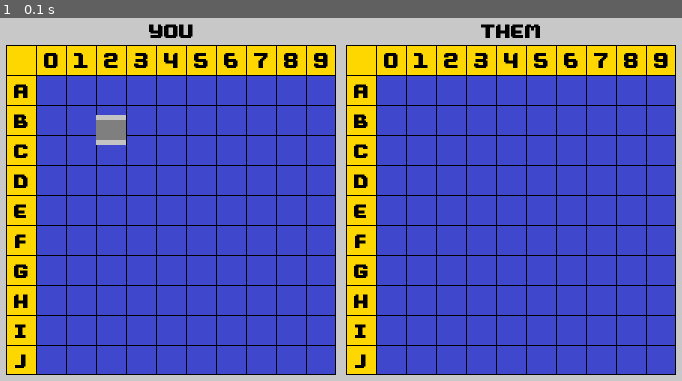
Above: before the commit, frame 1.
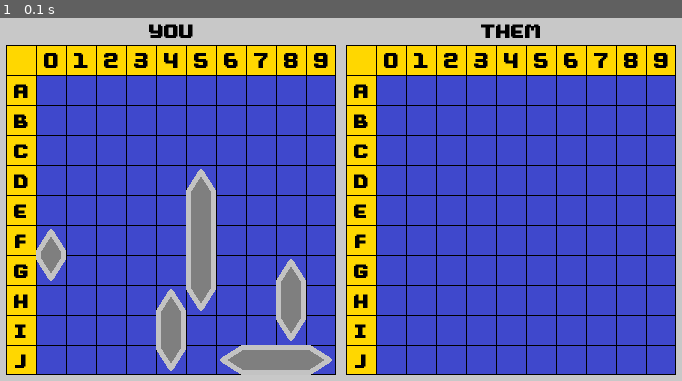
Above: after the commit, the same moment.

Repository: m197056/my_battleship
Game: pygame game, started from main.py
The game is run twice, just before and just after one commit, with the same random seed, the same clock (stepped at 60 frames per second) and the same inputs.
Inputs:
- Up to frame 1 (0.1 s): no input

The runs differ from the first frame. In frame 1, 4.9% of the frame differs, in the area x 5-49%, y 26-99%.

Commit message:
Lab2 Complete

Diff:
--- a/human.py
+++ b/human.py
@@ -3,7 +3,6 @@
 import ship, game_board, sprites
 from random import randint
 from typing import List, Tuple, Optional
-
 
 
 class Human:
@@ -27,7 +26,6 @@
 
         # the board matrix is a 10x10 structure with
         # pointers to ship objects. Initialize to all
-
         # None values- no ships are on the board
         self._board_matrix: List[List[Optional[ship.Ship]]] = [[None] * 10 for _ in range(10)]
 
@@ -50,25 +48,56 @@
         * the ship type is just FYI, it is not used in the game *
         """
 
+        # 1.) create ship of the given length at a random (row,col)
+        #     position either horizontal or vertical
+        # 2.) check if this conflicts with any of the other ships by
+        #     by making sure that every entry in _board_matrix is None
+        # 2b.) If the ship is not valid, retry step 1
+        # 3.) If the ship is valid set the appropriate elements _board_matrix array
+        #     equal to the ship
+        # Example: to place a vertical destroyer at C2:
+        #    board_matrix[2][2] = my_ship
+        #    board_matrix[3][2] = my_ship
+
         for ship_length in [5, 4, 3, 3, 2]:
+            valid_place = False
+            while not valid_place:
+                # --------- BEGIN YOUR CODE ----------
+                hztlFlag = bool(randint(0, 1))  # True for horizontal, false for vertical
 
-            # --------- BEGIN YOUR CODE ----------
+                if hztlFlag:
+                    xloc = randint(0, 10 - ship_length)
+                    yloc = randint(0, 9)
+                    xend = xloc + ship_length - 1
+                    xvals = range(xloc, xend + 1)
+                    yvals = [yloc] * ship_length
 
-            pass  # remove this line
+                else:
+                    xloc = randint(0, 9)
+                    yloc = randint(0, 10 - ship_length)
+                    yend = yloc + ship_length - 1
+                    xvals = [xloc] * ship_length
+                    yvals = range(yloc, yend + 1)
 
-            # 1.) create ship of the given length at a random (row,col)
-            #     position either horizontal or vertical
+                valid = []
 
-            # 2.) check if this conflicts with any of the other ships by
-            #     by making sure that every entry in _board_matrix is None
+                for x in xvals:
+                    for y in yvals:
+                        if self._board_matrix[y][x] is None:
+                            valid.append('Yes')
+                        else:
+                            valid.append('No')
 
-            # 2b.) If the ship is not valid, retry step 1
+                if 'No' in valid:
+                    valid_place = False
+                else:
+                    valid_place = True
+                    my_ship = ship.Ship(ship_length, yloc, xloc, not hztlFlag)
+                    self._my_ships.append(my_ship)
+                    for x in xvals:
+                        for y in yvals:
+                            self._board_matrix[y][x] = my_ship
 
-            # 3.) If the ship is valid set the appropriate elements _board_matrix array
-            #     equal to the ship
-            # Example: to place a vertical destroyer at C2:
-            #    board_matrix[2][2] = my_ship
-            #    board_matrix[3][2] = my_ship
 
             # --------- END YOUR CODE ----------
 
--- a/main.py
+++ b/main.py
@@ -67,7 +67,8 @@
     # place the board on the screen
     their_board.draw(screen)
     my_board.draw(screen)
-    screen.blit(sprites.ship_horizontal, (100, 100))
+
+    human.Human.print_board(player1)
 
     while True:
         # wait for user to click 'X' button
--- a/ship.py
+++ b/ship.py
@@ -49,5 +49,17 @@
         """
 
         # --------- BEGIN YOUR CODE ----------
+        import sprites
+
+        if self.is_vertical:
+            game_board.GameBoard.add_sprite(board, sprites.ship_top, (self.row, self.col))
+            for i in range(1, self.length - 1):
+                game_board.GameBoard.add_sprite(board, sprites.ship_vertical, (self.row + i, self.col))
+            game_board.GameBoard.add_sprite(board, sprites.ship_bottom, (self.row + self.length - 1, self.col))
+        else:
+            game_board.GameBoard.add_sprite(board, sprites.ship_left, (self.row, self.col))
+            for i in range(1, self.length - 1):
+                game_board.GameBoard.add_sprite(board, sprites.ship_horizontal, (self.row, self.col + i))
+            game_board.GameBoard.add_sprite(board, sprites.ship_right, (self.row, self.col + self.length - 1))
 
         # --------- END YOUR CODE ----------
--- a/sprites.py
+++ b/sprites.py
@@ -48,16 +48,34 @@
 sprites.append(ship_horizontal)
 
 # ---ship_vertical (30x30)---
+ship_vertical = pygame.Surface((30, 30))
+ship_vertical.blit(sprite_sheet, (0, 0), pygame.Rect(31, 31, 30, 30))
+sprites.append(ship_vertical)
 
 # ---hit (30x30)---
+hit = pygame.Surface((30, 30))
+hit.blit(sprite_sheet, (0, 0), pygame.Rect(62, 31, 30, 30))
+sprites.append(hit)
 
 # ---miss (30x30)---
+miss = pygame.Surface((30, 30))
+miss.blit(sprite_sheet, (0, 0), pygame.Rect(93, 31, 30, 30))
+sprites.append(miss)
 
 # ---ship_sunk (30x30)---
+ship_sunk = pygame.Surface((30, 30))
+ship_sunk.blit(sprite_sheet, (0, 0), pygame.Rect(62, 0, 30, 30))
+sprites.append(ship_sunk)
 
 # ---turn (40x20)---
+turn = pygame.Surface((40, 20))
+turn.blit(sprite_sheet, (0, 0), pygame.Rect(62, 31, 40, 20))
+sprites.append(turn)
 
 # ---msg_box (250x122)---
+msg_box = pygame.Surface((250, 122))
+msg_box.blit(sprite_sheet, (0, 0), pygame.Rect(93, 0, 250, 122))
+sprites.append(msg_box)
 
 # --------- END YOUR CODE ------------
 
